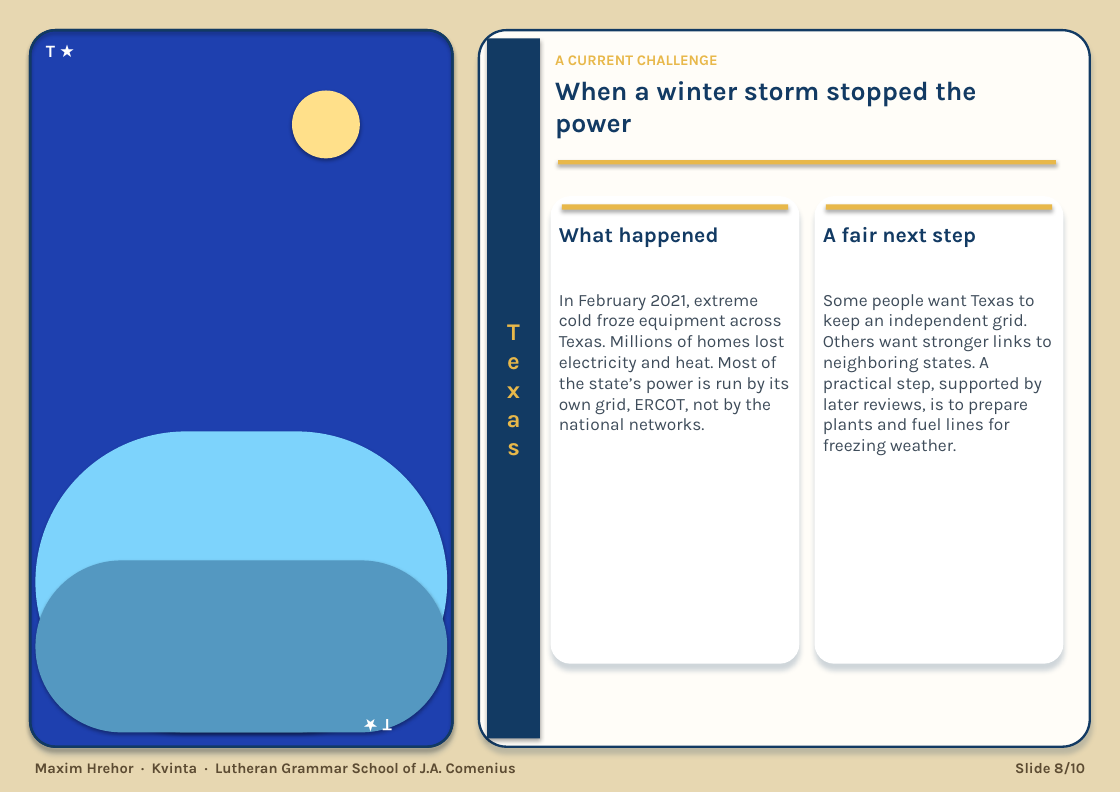
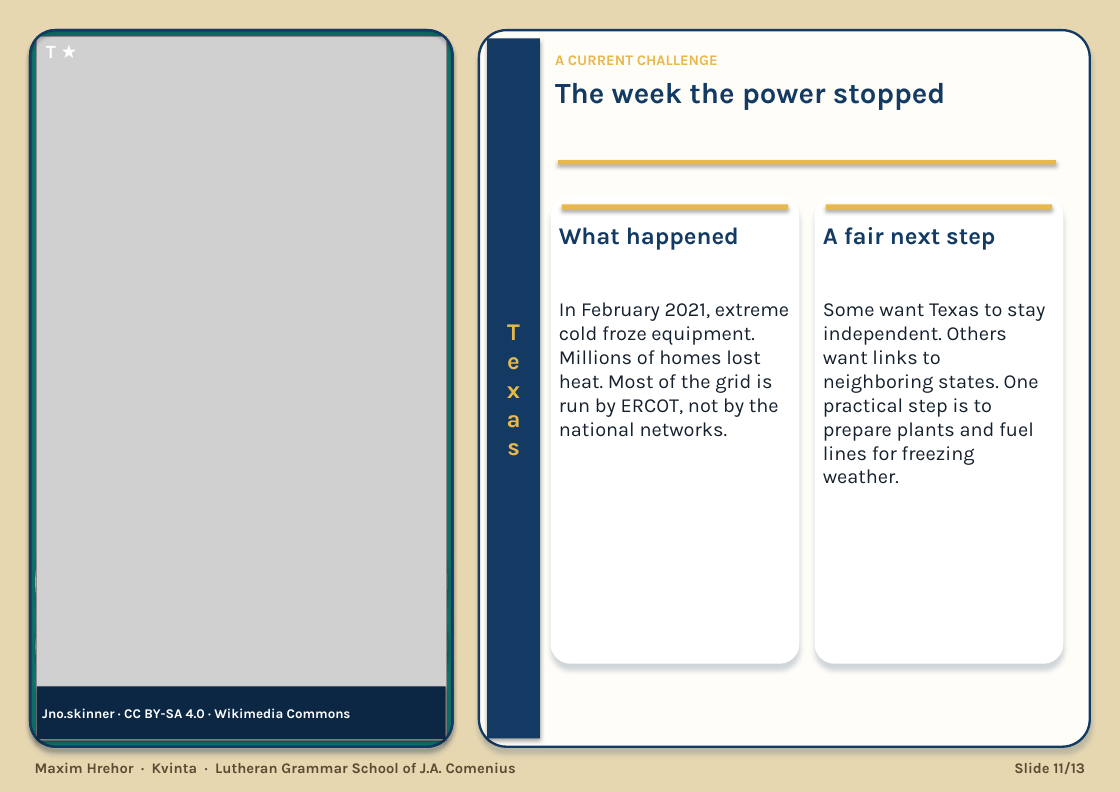
Before and after one commit to HenrichHrehor/Visualia, a slide deck: slide 11 of export/texas-maxim.pptx (slide 8 before the commit). Drawn at 1120x792 pixels with LibreOffice and Linux fonts; fonts in the diff are those of the drawing; grey boxes stand for pictures. Boxes give left, top, right and bottom in pixels: in the first picture for what was removed or moved away, otherwise in the second. Text is boxed around its words. In the diff, an @@ line names an element or a change of style, - is before the commit and + after.

```diff
--- a/export/texas-maxim.pptx
+++ b/export/texas-maxim.pptx
@@ rounded rectangle at bbox=[30, 30, 452, 746]: fill #1E40AF to #0F766E @@
@@ picture added at bbox=[36, 36, 446, 741] @@
@@ text "T ★" at bbox=[46, 46, 56, 58]: size 13 to 14 pt @@
@@ text at bbox=[555, 83, 946, 110]: text changed; size 20 to 22 pt @@
-When a winter storm stopped the power
+The week the power stopped
@@ text "What happened" at bbox=[559, 227, 739, 250]: size 16 to 18 pt @@
@@ text "A fair next step" at bbox=[823, 227, 995, 250]: size 16 to 18 pt @@
@@ text at bbox=[559, 302, 789, 437]: text changed; size 13 to 15 pt; text colour #3E4C5A to #14202C @@
-In February 2021, extreme cold froze equipment across Texas. Millions of homes lost electricity and heat. Most of the state’s power is run by its own grid, ERCOT, not by the national networks.
+In February 2021, extreme cold froze equipment. Millions of homes lost heat. Most of the grid is run by ERCOT, not by the national networks.
@@ text at bbox=[823, 303, 1045, 484]: text changed; size 13 to 15 pt; text colour #3E4C5A to #14202C @@
-Some people want Texas to keep an independent grid. Others want stronger links to neighboring states. A practical step, supported by later reviews, is to prepare plants and fuel lines for freezing weather.
+Some want Texas to stay independent. Others want links to neighboring states. One practical step is to prepare plants and fuel lines for freezing weather.
@@ rounded rectangle at bbox=[35, 431, 447, 732]: fill #7DD3FC to #BAE6FD @@
@@ rounded rectangle at bbox=[35, 560, 447, 733]: fill #5498C1 to #7AA4C2 @@
@@ rectangle added at bbox=[37, 687, 446, 740], fill #0C2744 @@
@@ text added at bbox=[42, 708, 351, 718], 10 pt, text #FFFFFF, bold @@
+Jno.skinner · CC BY-SA 4.0 · Wikimedia Commons
@@ text removed at bbox=[383, 719, 392, 738] @@
-T ★
@@ text at bbox=[1014, 762, 1085, 774]: text changed @@
-Slide 8/10
+Slide 11/13
```
Also in this commit, not shown: 9 other slides changed, 3 slides added, 18 other files.
